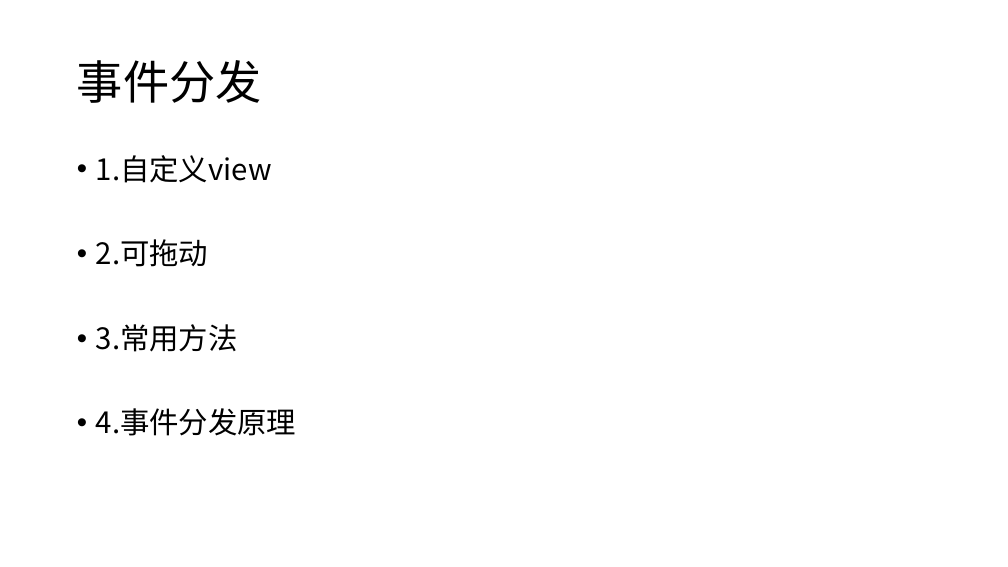
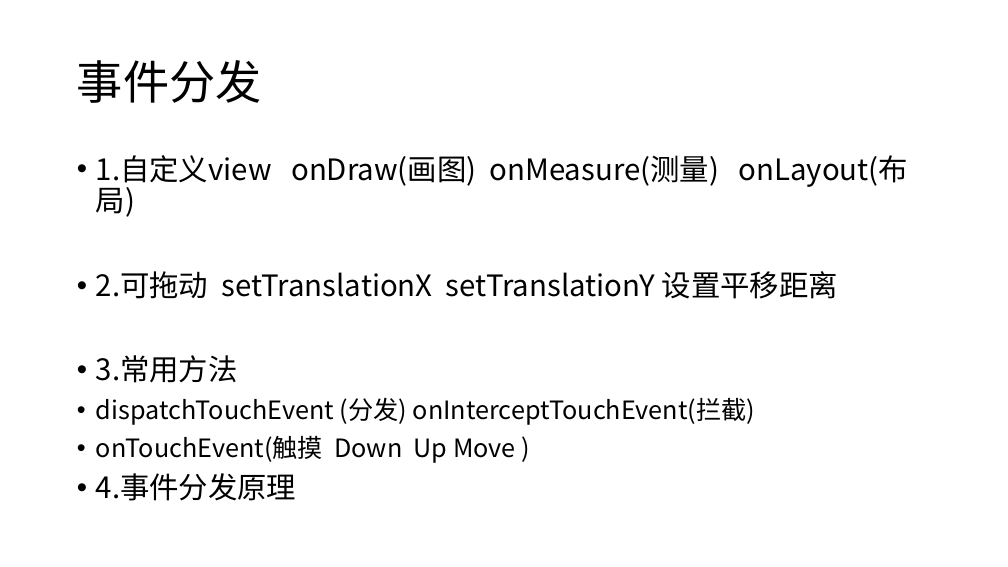
Before and after one commit to guanzhen-yun/firstapp, a slide deck: slide 36 of android开发教程.pptx. Drawn at 1008x567 pixels with LibreOffice and Linux fonts; fonts in the diff are those of the drawing. Boxes give left, top, right and bottom in pixels: in the first picture for what was removed or moved away, otherwise in the second. Text is boxed around its words. In the diff, an @@ line names an element or a change of style, - is before the commit and + after.

```diff
--- a/android开发教程.pptx
+++ b/android开发教程.pptx
@@ text at (96,155,908,299): text changed @@
-• 1.自定义view
-• 2.可拖动
+• 1.自定义view onDraw(画图) onMeasure(测量) onLayout(布局)
+• 2.可拖动 setTranslationX setTranslationY 设置平移距离
@@ text at (96,398,755,463): paragraphs added @@
+• dispatchTouchEvent (分发) onInterceptTouchEvent(拦截)
+• onTouchEvent(触摸 Down Up Move )
```
Also in this commit, not shown: 1 other slide changed, 6 other files.
